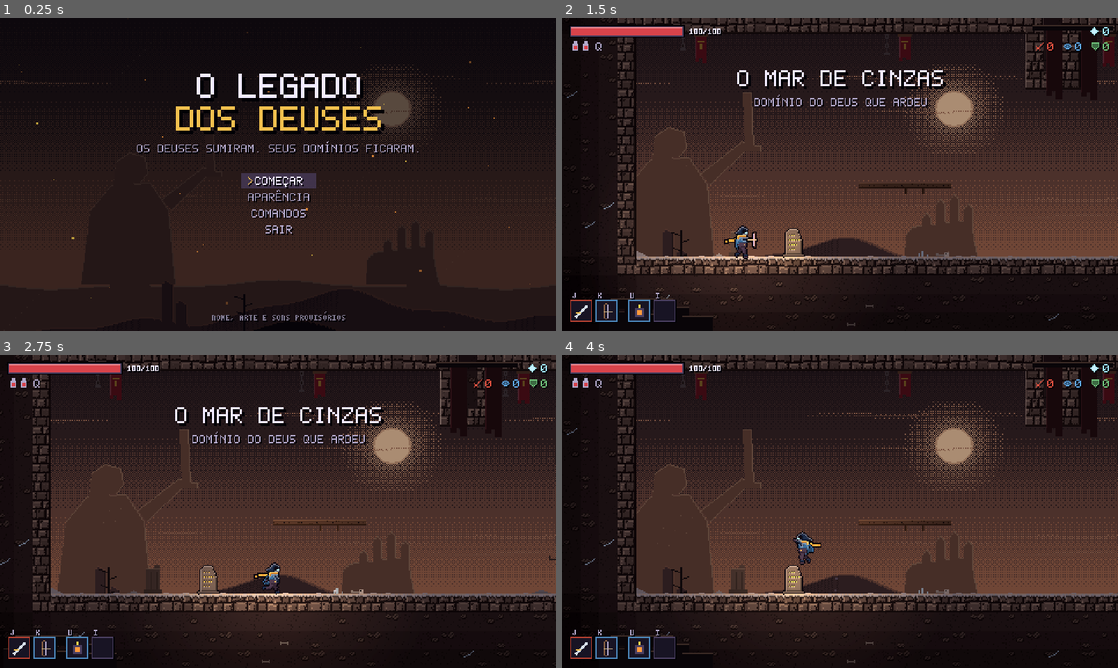
Above: before the commit, frames 1-4 (two rows, left to right).
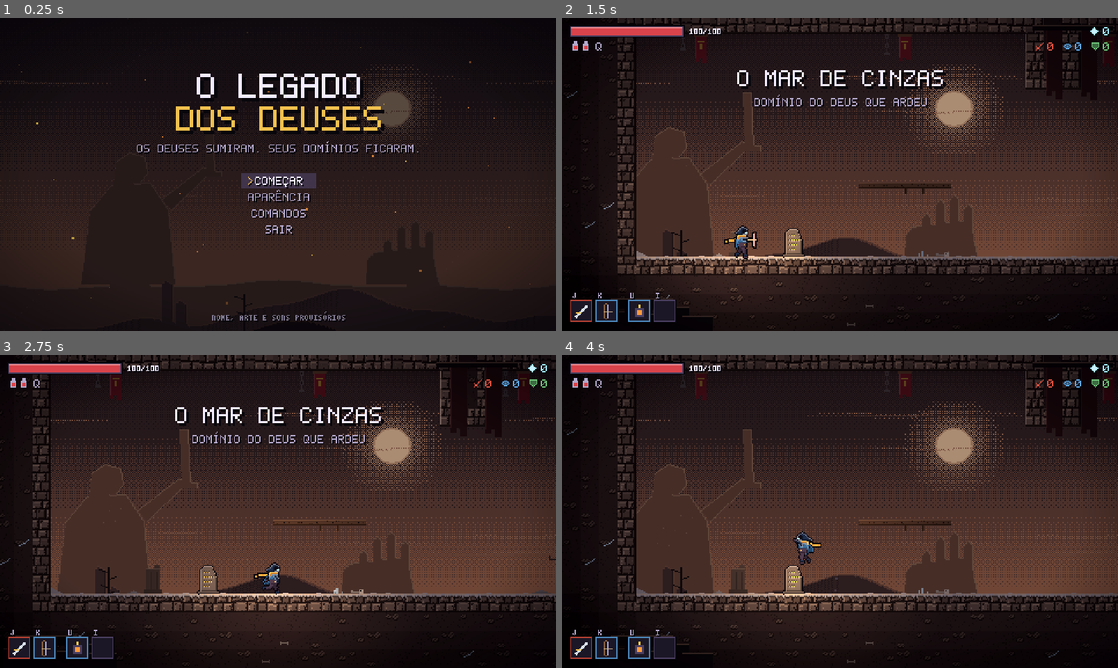
Above: after the commit, the same moments.

Repository: MrRobotS0/Roguevania
Game: Godot game, scene res://scenes/main.tscn
Two runs of this game, one before a commit and one after it. Both use one fixed random seed, a clock stepped at 60 frames per second and the inputs below.
Inputs (mouse positions are in pixels of both pictures, inside the frame that each line leads up to):
- Up to frame 1 (0.25 s): no input
- Up to frame 2 (1.5 s): tap Enter (confirm) at 0.5 s; move the mouse to (962, 158) at 0.52 s; hold D (right) 0.53-1.28 s; tap J (attack1) at 0.6 s; click (962, 158) at 0.67 s; tap Space (jump) at 0.77 s; move the mouse to (728, 190) at 1.27 s; hold S (down) from 1.28 s (still down); tap K (attack2) at 1.35 s
- Up to frame 3 (2.75 s): tap Space (jump) at 1.52 s; move the mouse to (333, 442) at 2.02 s; release S (down) at 2.03 s; hold D (right) from 2.03 s (still down); tap Enter (confirm) at 2.1 s
- Up to frame 4 (4 s): move the mouse to (812, 574) at 2.77 s; release D (right) at 2.78 s; hold W (up) 2.78-3.53 s; tap Q (heal) at 2.85 s; click (812, 574) at 2.92 s; tap Space (jump) at 3.02, 3.77 s; move the mouse to (1006, 558) at 3.52 s; hold A (left) from 3.53 s (still down); tap E (interact) at 3.6 s

The runs differ from the first frame. In frame 2, 0.4% of the frame differs, in the area x 10-100%, y 0-97%; in frame 3, 0.4%, in the area x 0-100%, y 0-97%; in frame 4, 0.4%.

Commit message:
Acabamento: fio de luz no golpe, estrela de impacto, vinheta, entrada de fase em pontilhado; README da arte

Diff:
--- a/scripts/actors/player.gd
+++ b/scripts/actors/player.gd
@@ -694,6 +694,7 @@
 	Fx.hitstop(0.08)
 	Fx.add_shake(5.0)
 	Fx.burst(center(), Palette.HURT, 10, 140.0)
+	Fx.impact(center(), Palette.HURT, false)
 	Sfx.play("hurt")
 	if hp <= 0:
 		Fx.burst(center(), Palette.HURT, 26, 200.0, 0.7)
@@ -901,6 +902,10 @@
 		for i in points.size():
 			points[i] = Vector2(-points[i].x, points[i].y)
 	pen.draw_colored_polygon(points, color)
+	var edge := Palette.FLASH
+	edge.a = 0.9 * fade
+	var outer := points.slice(0, 9) if shape != "thrust" else points.slice(0, 3)
+	pen.draw_polyline(outer, edge, 1.0)
 
 
 func _draw_debug() -> void:
--- a/scripts/autoload/fx.gd
+++ b/scripts/autoload/fx.gd
@@ -46,6 +46,11 @@
 		sparks.streak(pos, dir, color)
 
 
+func impact(pos: Vector2, color: Color, big := false) -> void:
+	if is_instance_valid(sparks):
+		sparks.impact(pos, color, big)
+
+
 func number(pos: Vector2, value: int, crit := false) -> void:
 	if is_instance_valid(sparks):
 		sparks.number(pos, value, crit)
--- a/scripts/enemies/enemy.gd
+++ b/scripts/enemies/enemy.gd
@@ -145,6 +145,7 @@
 			velocity.y = -d.lift / weight
 		Fx.burst(center(), Palette.HIT, 12 if d.crit else 6, 180.0 if d.crit else 120.0)
 		Fx.streak(center(), d.dir, Palette.UI_CRIT if d.crit else Palette.SLASH)
+		Fx.impact(center() + Vector2(-d.dir * 3.0, 0), Palette.UI_CRIT if d.crit else Palette.FLASH, d.crit)
 	if hp <= 0:
 		_die()
 		return true
--- a/scripts/main.gd
+++ b/scripts/main.gd
@@ -10,6 +10,7 @@
 var backdrop: Backdrop
 var weather: Weather
 var foreground: Foreground
+var curtain: Curtain
 var _playing := false
 
 
@@ -48,6 +49,16 @@
 	add_child(air)
 	weather = Weather.new()
 	air.add_child(weather)
+
+	var lens := CanvasLayer.new()
+	lens.layer = 7
+	add_child(lens)
+	lens.add_child(Vignette.new())
+	curtain = Curtain.new()
+	var cover := CanvasLayer.new()
+	cover.layer = 9
+	add_child(cover)
+	cover.add_child(curtain)
 
 	var front := CanvasLayer.new()
 	front.layer = 10
@@ -142,6 +153,7 @@
 	level.exit_used.connect(_on_exit)
 	_playing = true
 	Run.active = true
+	curtain.reveal()
 
 
 func _clear_level() -> void:
--- /dev/null
+++ b/scripts/ui/curtain.gd
@@ -0,0 +1,39 @@
+class_name Curtain
+extends Node2D
+
+# Entrada de fase: a tela começa escura e abre em pontilhado (padrão
+# ordenado 4x4), como pixel art, sem degradê borrado.
+
+const TIME := 0.45
+const BAYER := [0, 8, 2, 10, 12, 4, 14, 6, 3, 11, 1, 9, 15, 7, 13, 5]
+
+var _t := TIME
+
+
+func reveal() -> void:
+	_t = 0.0
+	queue_redraw()
+
+
+func _process(delta: float) -> void:
+	if _t < TIME:
+		_t += delta
+		queue_redraw()
+
+
+func _draw() -> void:
+	if _t >= TIME:
+		return
+	var k := 1.0 - _t / TIME
+	var size := get_viewport_rect().size
+	var ink := Color("07060b")
+	if k > 0.97:
+		draw_rect(Rect2(Vector2.ZERO, size), ink)
+		return
+	# cada célula 4x4 apaga os pontos cujo limiar já passou
+	var cell := 4
+	for by in range(0, int(size.y), cell * 4):
+		for bx in range(0, int(size.x), cell * 4):
+			for i in 16:
+				if BAYER[i] / 16.0 < k:
+					draw_rect(Rect2(bx + (i % 4) * cell, by + (i / 4) * cell, cell, cell), ink)
--- /dev/null
+++ b/scripts/ui/vignette.gd
@@ -0,0 +1,27 @@
+class_name Vignette
+extends Node2D
+
+# Cantos da tela um pouco mais escuros: puxa o olho para o centro, onde está
+# o herói. Fica abaixo do HUD.
+
+static var _tex: GradientTexture2D
+
+
+func _ready() -> void:
+	texture_filter = CanvasItem.TEXTURE_FILTER_LINEAR
+	if _tex == null:
+		var g := Gradient.new()
+		g.set_color(0, Color(0, 0, 0, 0))
+		g.set_color(1, Color(0.02, 0.01, 0.03, 0.55))
+		g.add_point(0.62, Color(0, 0, 0, 0))
+		_tex = GradientTexture2D.new()
+		_tex.gradient = g
+		_tex.width = 128
+		_tex.height = 128
+		_tex.fill = GradientTexture2D.FILL_RADIAL
+		_tex.fill_from = Vector2(0.5, 0.5)
+		_tex.fill_to = Vector2(1.0, 1.0)
+
+
+func _draw() -> void:
+	draw_texture_rect(_tex, Rect2(Vector2.ZERO, get_viewport_rect().size), false)
--- a/scripts/world/sparks.gd
+++ b/scripts/world/sparks.gd
@@ -29,6 +29,14 @@
 	var life: float
 
 
+class Impact:
+	var pos: Vector2
+	var color: Color
+	var big: bool
+	var life: float
+
+
+const IMPACT_LIFE := 0.12
 const NUMBER_LIFE := 0.7
 const STREAK_LIFE := 0.12
 const ASH := Color("4a4038")
@@ -36,6 +44,7 @@
 var _bits: Array = []
 var _numbers: Array = []
 var _streaks: Array = []
+var _impacts: Array = []
 
 
 func _ready() -> void:
@@ -78,6 +87,15 @@
 			_bits.append(b)
 
 
+func impact(pos: Vector2, color: Color, big: bool) -> void:
+	var i := Impact.new()
+	i.pos = pos.round()
+	i.color = color
+	i.big = big
+	i.life = IMPACT_LIFE * (1.5 if big else 1.0)
+	_impacts.append(i)
+
+
 func streak(pos: Vector2, dir: float, color: Color) -> void:
 	var s := Streak.new()
 	s.pos = pos
@@ -106,6 +124,9 @@
 		n.pos.y -= 28.0 * delta * (n.life / NUMBER_LIFE + 0.2)
 		n.life -= delta
 	_numbers = _numbers.filter(func(n: Number) -> bool: return n.life > 0.0)
+	for i: Impact in _impacts:
+		i.life -= delta
+	_impacts = _impacts.filter(func(i: Impact) -> bool: return i.life > 0.0)
 	for s: Streak in _streaks:
 		s.life -= delta
 	_streaks = _streaks.filter(func(s: Streak) -> bool: return s.life > 0.0)
@@ -113,6 +134,25 @@
 
 
 func _draw() -> void:
+	for i: Impact in _impacts:
+		# estrela de quatro pontas que abre e some em poucos quadros
+		var full := IMPACT_LIFE * (1.5 if i.big else 1.0)
+		var t := 1.0 - i.life / full
+		var reach := (6.0 if not i.big else 11.0) * (0.4 + t)
+		var c := i.color
+		c.a = 1.0 - t * 0.6
+		draw_rect(Rect2(i.pos.x - reach, i.pos.y, reach * 2.0 + 1.0, 1), c)
+		draw_rect(Rect2(i.pos.x, i.pos.y - reach, 1, reach * 2.0 + 1.0), c)
+		var d := reach * 0.45
+		for k in range(1, int(d) + 1):
+			draw_rect(Rect2(i.pos + Vector2(k, k), Vector2.ONE), c)
+			draw_rect(Rect2(i.pos + Vector2(-k, k), Vector2.ONE), c)
+			draw_rect(Rect2(i.pos + Vector2(k, -k), Vector2.ONE), c)
+			draw_rect(Rect2(i.pos + Vector2(-k, -k), Vector2.ONE), c)
+		if t < 0.4:
+			var core := Palette.FLASH
+			core.a = 1.0
+			draw_rect(Rect2(i.pos - Vector2(1, 1), Vector2(3, 3)), core)
 	for s: Streak in _streaks:
 		var k := s.life / STREAK_LIFE
 		var length := 26.0 * k
Not shown, added: scripts/ui/curtain.gd.uid
Not shown, added: scripts/ui/vignette.gd.uid
